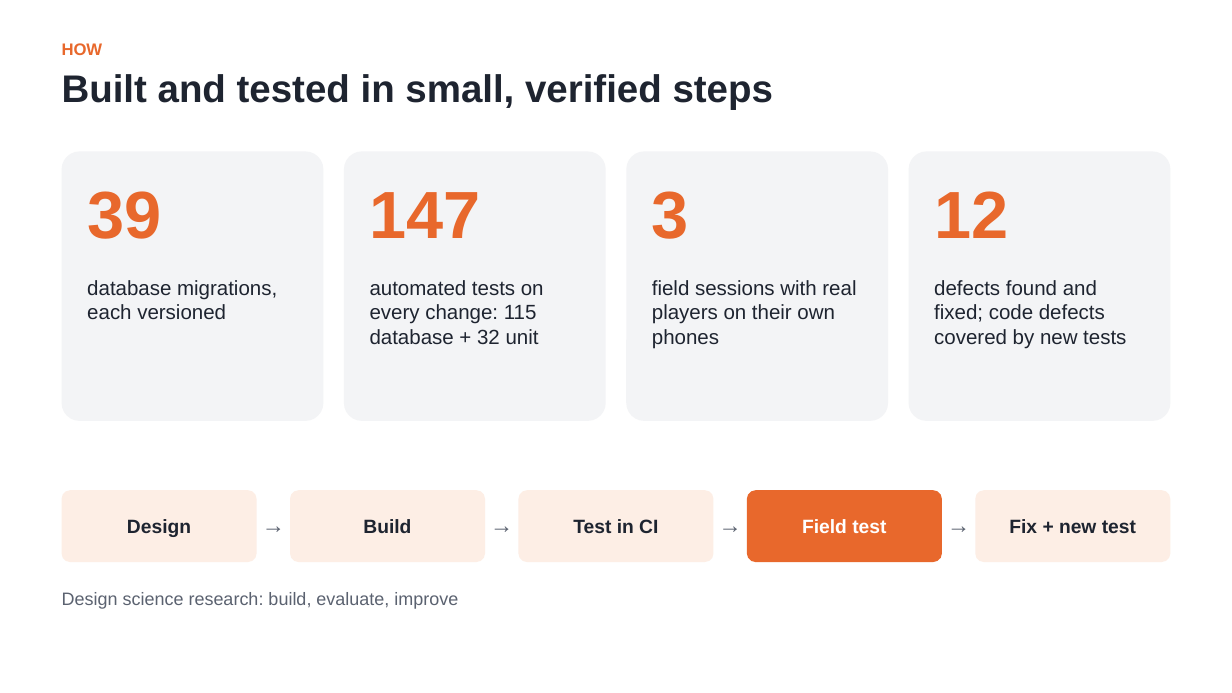
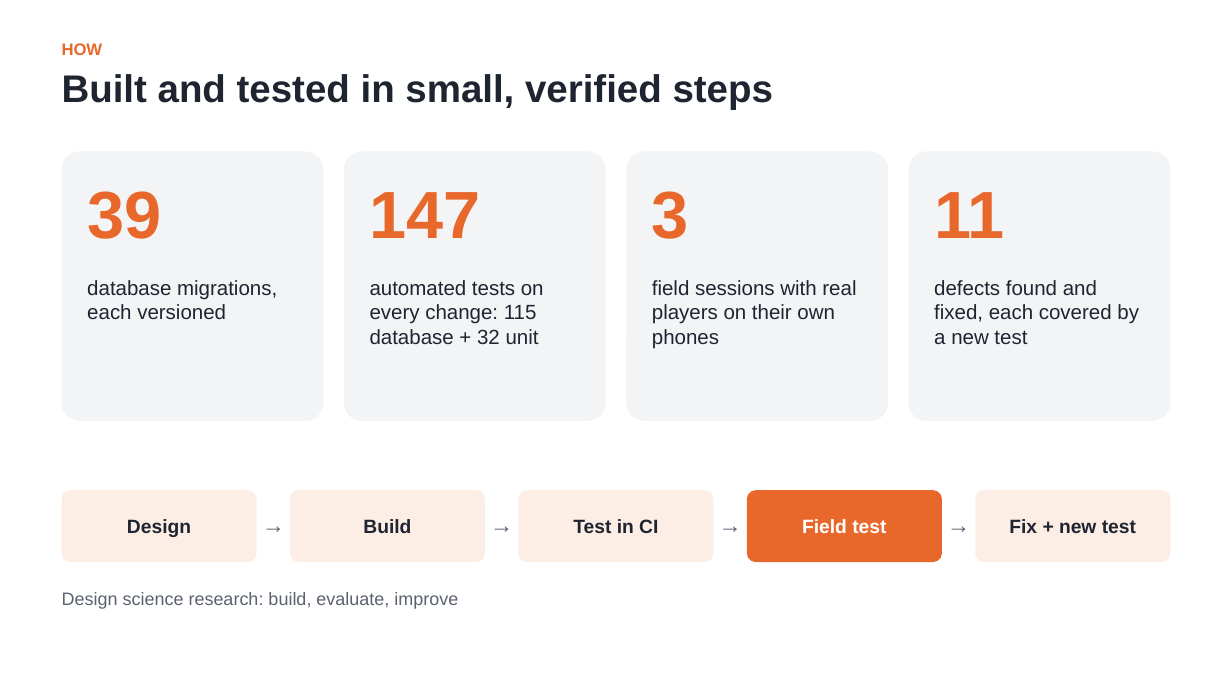
Before and after one commit to Nokpednam/MeQ-web-app, a slide deck: slide 9 of docs/report/slides/MeQ_Presentation.pptx. Drawn at 1232x693 pixels with LibreOffice and Linux fonts; fonts in the diff are those of the drawing. Boxes give left, top, right and bottom in pixels: in the first picture for what was removed or moved away, otherwise in the second. Text is boxed around its words. In the diff, an @@ line names an element or a change of style, - is before the commit and + after.

```diff
--- a/docs/report/slides/MeQ_Presentation.pptx
+++ b/docs/report/slides/MeQ_Presentation.pptx
@@ text at box(934, 192, 1004, 238): text changed @@
-12
+11
@@ text at box(934, 280, 1139, 344): text changed @@
-defects found and fixed; code defects covered by new tests
+defects found and fixed, each covered by a new test
```
Also in this commit, not shown: 3 other files.
